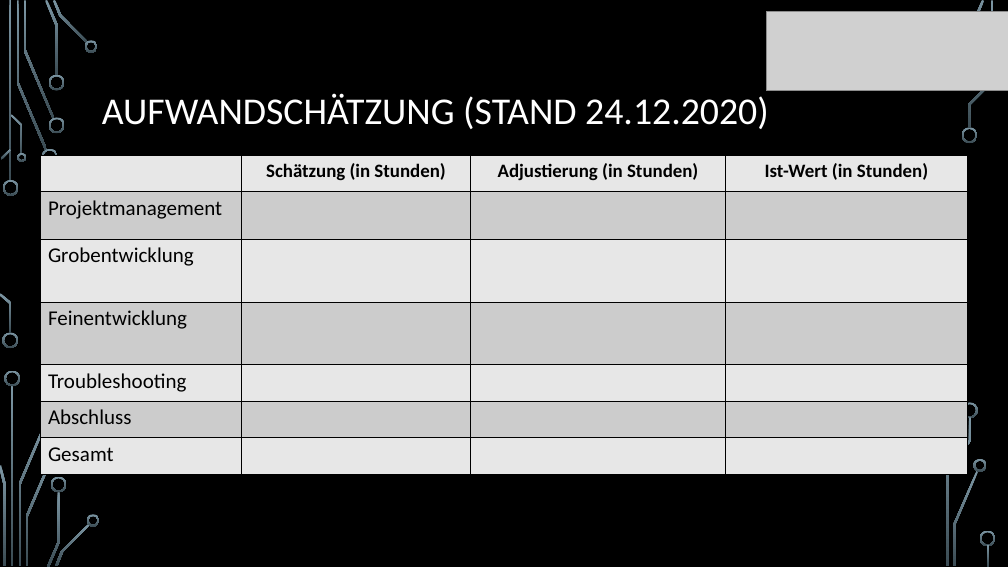
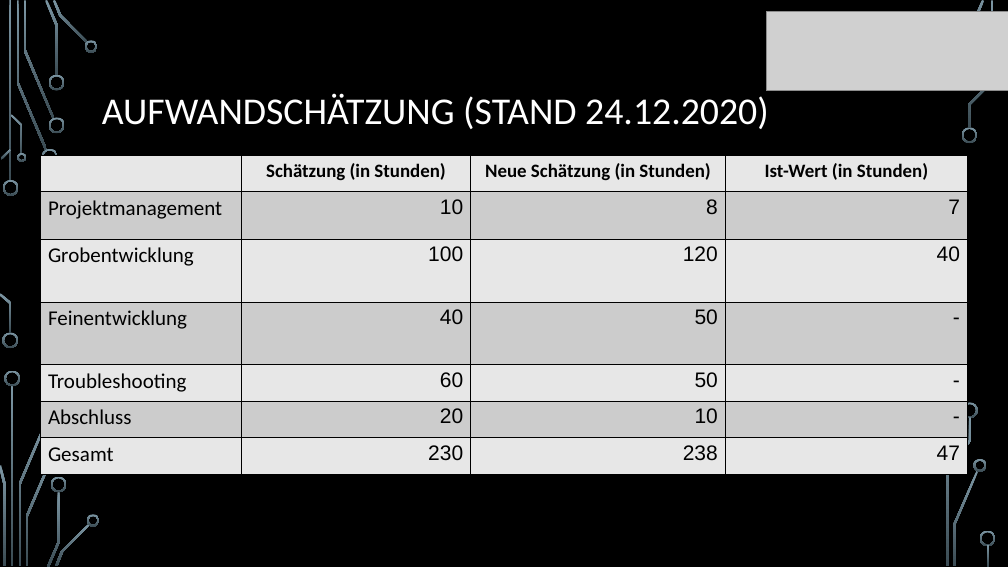
Before and after one commit to FactoryRally/Documents, a slide deck: slide 8 of Präsentation/24.03_16.30.pptx. Drawn at 1008x567 pixels with LibreOffice and Linux fonts; fonts in the diff are those of the drawing; grey boxes stand for pictures; background and template pictures are left out. Boxes give left, top, right and bottom in pixels: in the first picture for what was removed or moved away, otherwise in the second. Text is boxed around its words. In the diff, an @@ line names an element or a change of style, - is before the commit and + after.

```diff
--- a/Präsentation/24.03_16.30.pptx
+++ b/Präsentation/24.03_16.30.pptx
@@ table at bbox=[41, 155, 969, 474] @@
-row 1, column 3: Adjustierung (in Stunden)
+row 1, column 3: Neue Schätzung (in Stunden)
-row 2: Projektmanagement |  |  | 
+row 2: Projektmanagement | 10 | 8 | 7
-row 3: Grobentwicklung |  |  | 
+row 3: Grobentwicklung | 100 | 120 | 40
-row 4: Feinentwicklung |  |  | 
+row 4: Feinentwicklung | 40 | 50 | -
-row 5: Troubleshooting |  |  | 
+row 5: Troubleshooting | 60 | 50 | -
-row 6: Abschluss |  |  | 
+row 6: Abschluss | 20 | 10 | -
-row 7: Gesamt |  |  | 
+row 7: Gesamt | 230 | 238 | 47
```
Also in this commit, not shown: 8 other slides changed, 2 other files.
